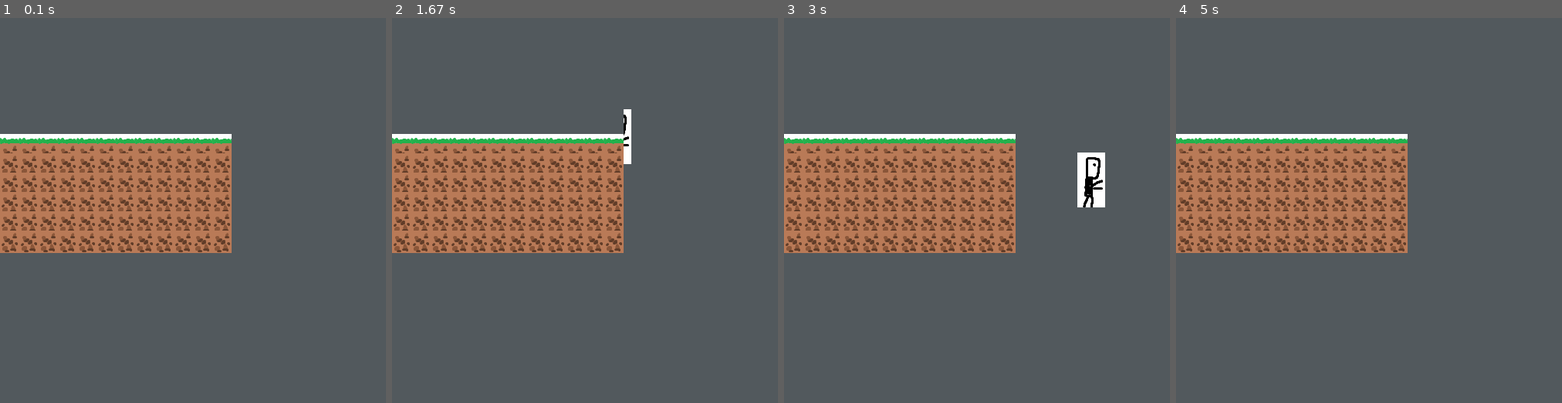
Above: before the commit, frames 1-4 (left to right).
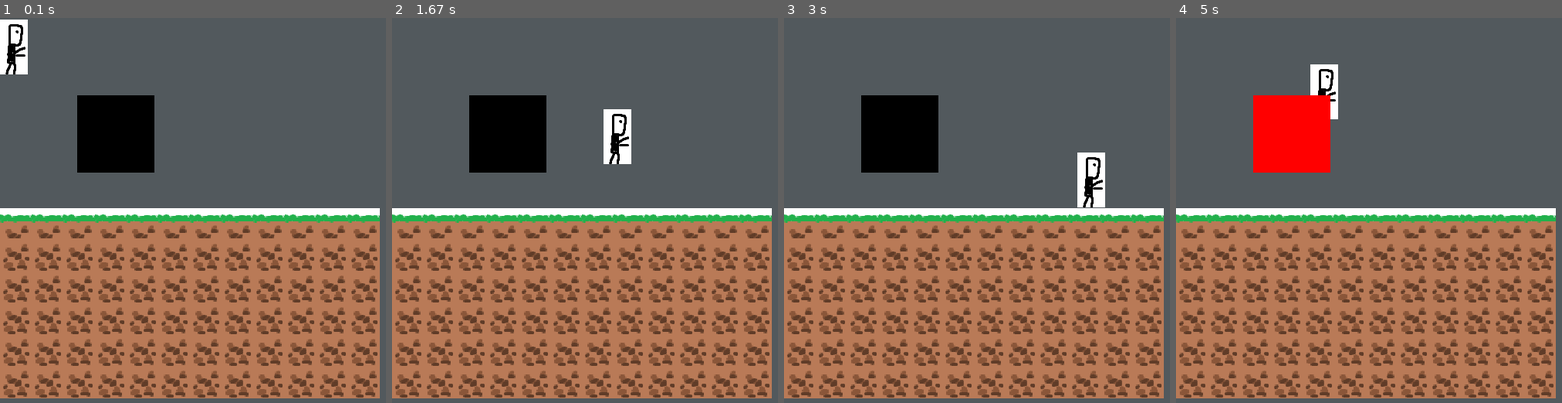
Above: after the commit, the same moments.

Repository: goglgo/pygame_jumBBGGing
Game: pygame game, started from main.py
The game is run twice, just before and just after one commit, with the same random seed, the same clock (stepped at 60 frames per second) and the same inputs.
Inputs:
- Up to frame 1 (0.1 s): no input
- Up to frame 2 (1.67 s): hold Right 0.33-0.8 s; hold Right 0.83-1.3 s; hold Left from 1.33 s (still down)
- Up to frame 3 (3 s): release Left at 1.87 s; hold Left 1.9-2.3 s; hold Right 2.33-2.97 s
- Up to frame 4 (5 s): hold Left 3-3.47 s; hold Right 3.5-3.97 s; hold Right 4-4.47 s; hold Left from 4.5 s (still down)

The runs differ from the first frame. In frame 1, 61% of the frame differs, in the area x 0-99%, y 0-99%; in frame 2, 60%; in frame 3, 60%; in frame 4, 60%.

Commit message:
resize map

Diff:
--- a/main.py
+++ b/main.py
@@ -1,19 +1,26 @@
 # Simple pygame program
 # Import and initialize the pygame library
 import pygame, os
-from pygame.locals import *
-
-pygame.init()
 
 BASE_DIR = os.getcwd()
 ASSET_DIR = os.path.join(BASE_DIR, "assets")
 
+# Set up the drawing window size
+SCREEN_WIDTH = 500
+SCREEN_HEIGHT = 500
+
+
+from pygame.locals import *
+from modules.map import *
+from modules.player import *
+
+pygame.init()
+
+
+
 # Set up clock
 clock = pygame.time.Clock()
 
-# Set up the drawing window size
-SCREEN_WIDTH = 500
-SCREEN_HEIGHT = 500
 
 os.environ['SCREEN_WIDTH'] = str(SCREEN_WIDTH)
 os.environ['SCREEN_HEIGHT'] = str(SCREEN_HEIGHT)
@@ -36,49 +43,6 @@
                 self.running = False
 
 
-class PlayerObject(pygame.sprite.Sprite):
-    def __init__(self):
-        super(PlayerObject, self).__init__()
-        player_picture_path = os.path.join(ASSET_DIR, "player", "player.png")
-        picture = pygame.image.load(player_picture_path)
-        self.picture = picture
-
-        # surf from picture by .convert()
-        self.surf = picture.convert()
-
-        # rect from surf by .get_rect()
-        self.rect = self.surf.get_rect()
-
-        # get screen_width, height from environment
-        self.screen_width = int(os.environ.get('SCREEN_WIDTH', 500))
-        self.screen_height = int(os.environ.get('SCREEN_HEIGHT', 500))
-
-        self.player_y_momentum = 0.2
-
-    def update(self):
-        pressed_keys = pygame.key.get_pressed()
-
-        if pressed_keys[K_LEFT]:
-            self.rect.move_ip(-10,0)
-
-        if pressed_keys[K_RIGHT]:
-            self.rect.move_ip(10,0)
-
-        if self.rect.left < 0:
-            self.rect.left = 0
-
-        if self.rect.right > self.screen_width:
-            self.rect.right = self.screen_width
-
-        if self.rect.y > self.screen_height - self.picture.get_height():
-            self.player_y_momentum = -self.player_y_momentum
-
-        else:
-            self.player_y_momentum += 0.2
-
-        self.rect.move_ip(0, self.player_y_momentum)
-
-
 class CollideTest(pygame.sprite.Sprite):
     def __init__(self):
         super(CollideTest, self).__init__()
@@ -91,47 +55,6 @@
 
     def black_update(self):
         self.surf.fill((0,0,0))
-
-
-class GameMap(object):
-    def __init__(self):
-        dirt_path = os.path.join(ASSET_DIR, "tiles", "dirt.png")
-        grass_path = os.path.join(ASSET_DIR, "tiles", "grass.png")
-
-        self.tile_size = 25
-        self.dirt_img = pygame.image.load(dirt_path)
-        self.grass_img = pygame.image.load(grass_path)
-        self.none_img = pygame.Surface((self.tile_size, self.tile_size))
-        self.none_img.fill((82, 89, 93))
-        self.game_map = [   [0,0,0,0,0,0,0,0,0,0,0,0],
-                            [0,0,0,0,0,0,0,0,0,0,0,0],
-                            [0,0,0,0,0,0,0,0,0,0,0,0],
-                            [0,0,0,0,0,0,0,0,0,0,0,0],
-                            [0,0,0,0,0,0,0,0,0,0,0,0],
-                            [0,0,0,0,0,0,0,0,0,0,0,0],
-                            [1,1,1,1,1,1,1,1,1,1,1,1],
-                            [2,2,2,2,2,2,2,2,2,2,2,2],
-                            [2,2,2,2,2,2,2,2,2,2,2,2],
-                            [2,2,2,2,2,2,2,2,2,2,2,2],
-                            [2,2,2,2,2,2,2,2,2,2,2,2],
-                            [2,2,2,2,2,2,2,2,2,2,2,2],   ]
-
-
-    def update(self, surf : pygame.Surface):
-        y = 0
-        for row in self.game_map:
-            x = 0
-            for tile in row:
-                if tile == 0 :
-                    surf.blit(self.none_img, (x * self.tile_size, y * self.tile_size))
-                if tile == 1 :
-                    surf.blit(self.grass_img, (x * self.tile_size, y * self.tile_size))
-                if tile == 2 :
-                    surf.blit(self.dirt_img, (x * self.tile_size, y * self.tile_size))
-                x += 1
-            y += 1
-
-
 
 
 
@@ -154,14 +77,14 @@
 
     # display에 다른 색을 채웁니다.
     display.fill((82, 89, 93))
+    Map.update(display)
+
     display.blit(Player.surf, Player.rect)
     display.blit(test_sprite.surf, test_sprite.rect)
+    screen.blit(display, (0, 0))
 
     # display를 screen (0,0) 좌표에 뿌립니다.
     display = pygame.transform.scale(display, (SCREEN_WIDTH, SCREEN_HEIGHT))
-    Map.update(display)
-
-    screen.blit(display, (0, 0))
 
     Player.update()
 
--- /dev/null
+++ b/modules/map.py
@@ -0,0 +1,51 @@
+import pygame, os
+BASE_DIR = os.getcwd()
+ASSET_DIR = os.path.join(BASE_DIR, "assets")
+
+SCREEN_WIDTH = int(os.environ.get('SCREEN_WIDTH', 500))
+SCREEN_HEIGHT = int(os.environ.get('SCREEN_HEIGHT', 500))
+
+
+class GameMap(object):
+    def __init__(self):
+        dirt_path = os.path.join(ASSET_DIR, "tiles", "dirt.png")
+        grass_path = os.path.join(ASSET_DIR, "tiles", "grass.png")
+
+        self.tile_size = 25
+        self.dirt_img = pygame.image.load(dirt_path)
+        self.grass_img = pygame.image.load(grass_path)
+        self.none_img = pygame.Surface((self.tile_size, self.tile_size))
+        self.none_img.fill((82, 89, 93))
+        self.game_map = [   [0,0,0,0,0,0,0,0,0,0,0,0],
+                            [0,0,0,0,0,0,0,0,0,0,0,0],
+                            [0,0,0,0,0,0,0,0,0,0,0,0],
+                            [0,0,0,0,0,0,0,0,0,0,0,0],
+                            [0,0,0,0,0,0,0,0,0,0,0,0],
+                            [0,0,0,0,0,0,0,0,0,0,0,0],
+                            [1,1,1,1,1,1,1,1,1,1,1,1],
+                            [2,2,2,2,2,2,2,2,2,2,2,2],
+                            [2,2,2,2,2,2,2,2,2,2,2,2],
+                            [2,2,2,2,2,2,2,2,2,2,2,2],
+                            [2,2,2,2,2,2,2,2,2,2,2,2],
+                            [2,2,2,2,2,2,2,2,2,2,2,2],   ]
+
+        self.tile_size_y = SCREEN_HEIGHT // len(self.game_map)
+        self.tile_size_x = SCREEN_WIDTH // len(self.game_map[0])
+        self.dirt_img = pygame.transform.scale(self.dirt_img, (self.tile_size_x, self.tile_size_y))
+        self.grass_img = pygame.transform.scale(self.grass_img, (self.tile_size_x, self.tile_size_y))
+        self.none_img = pygame.transform.scale(self.none_img, (self.tile_size_x, self.tile_size_y))
+
+
+    def update(self, surf : pygame.Surface):
+        y = 0
+        for row in self.game_map:
+            x = 0
+            for tile in row:
+                if tile == 0 :
+                    surf.blit(self.none_img, (x * self.tile_size_x, y * self.tile_size_y))
+                if tile == 1 :
+                    surf.blit(self.grass_img, (x * self.tile_size_x, y * self.tile_size_y))
+                if tile == 2 :
+                    surf.blit(self.dirt_img, (x * self.tile_size_x, y * self.tile_size_y))
+                x += 1
+            y += 1
--- /dev/null
+++ b/modules/player.py
@@ -0,0 +1,47 @@
+import pygame, os
+from pygame.locals import *
+
+BASE_DIR = os.getcwd()
+ASSET_DIR = os.path.join(BASE_DIR, "assets")
+
+class PlayerObject(pygame.sprite.Sprite):
+    def __init__(self):
+        super(PlayerObject, self).__init__()
+        player_picture_path = os.path.join(ASSET_DIR, "player", "player.png")
+        picture = pygame.image.load(player_picture_path)
+        self.picture = picture
+
+        # surf from picture by .convert()
+        self.surf = picture.convert()
+
+        # rect from surf by .get_rect()
+        self.rect = self.surf.get_rect()
+
+        # get screen_width, height from environment
+        self.screen_width = int(os.environ.get('SCREEN_WIDTH', 500))
+        self.screen_height = int(os.environ.get('SCREEN_HEIGHT', 500))
+
+        self.player_y_momentum = 0.2
+
+    def update(self):
+        pressed_keys = pygame.key.get_pressed()
+
+        if pressed_keys[K_LEFT]:
+            self.rect.move_ip(-10,0)
+
+        if pressed_keys[K_RIGHT]:
+            self.rect.move_ip(10,0)
+
+        if self.rect.left < 0:
+            self.rect.left = 0
+
+        if self.rect.right > self.screen_width:
+            self.rect.right = self.screen_width
+
+        if self.rect.y > self.screen_height - self.picture.get_height():
+            self.player_y_momentum = -self.player_y_momentum
+
+        else:
+            self.player_y_momentum += 0.2
+
+        self.rect.move_ip(0, self.player_y_momentum)
Empty file added: __init__.py
Empty file added: modules/__init__.py
Not shown, added: setup_environment.bat
